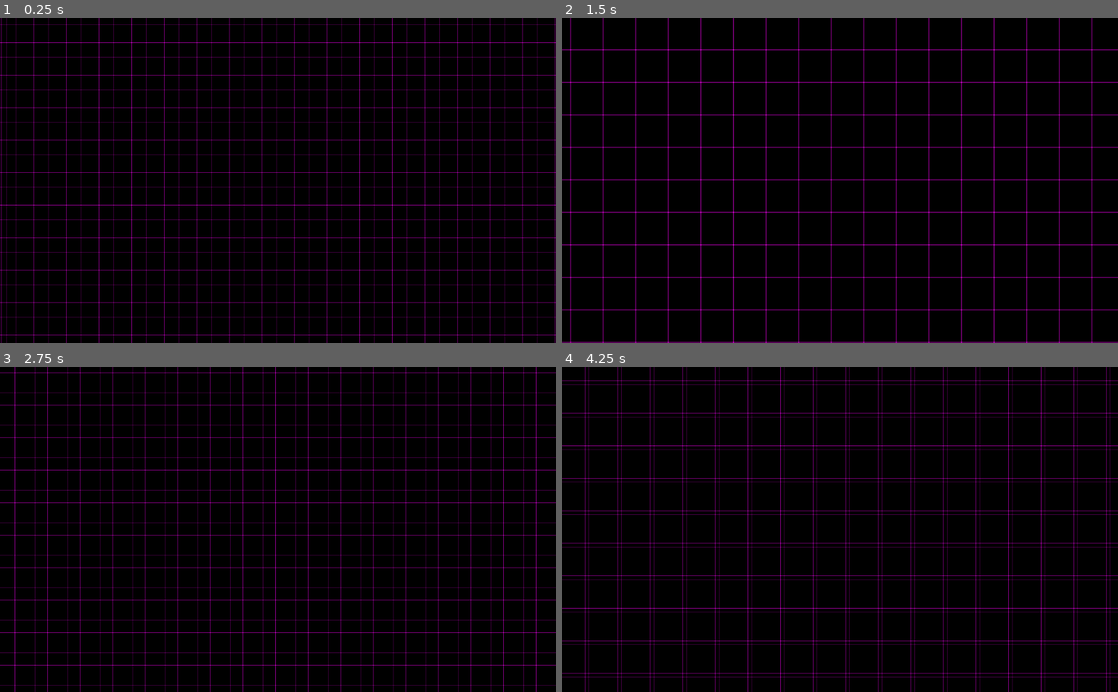
Above: before the commit, frames 1-4 (two rows, left to right).
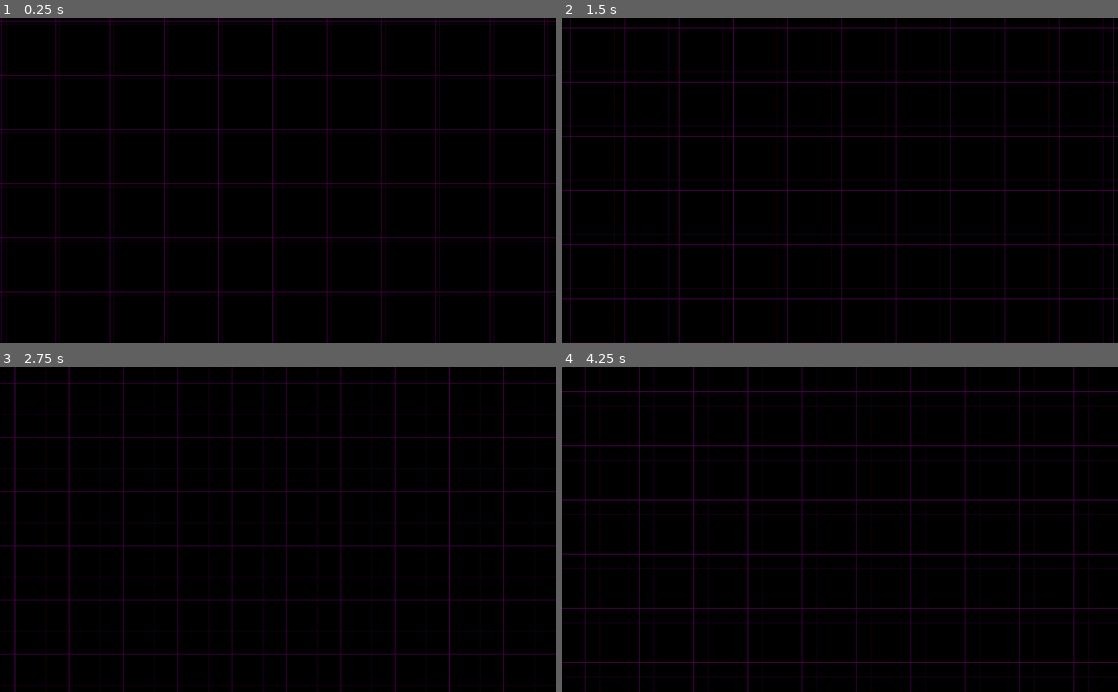
Above: after the commit, the same moments.

Repository: Rabid-Shark-Games/Dungeons-and-Delta
Game: Godot game, scene res://Scenes/Combat.tscn
Same seed, same stepped clock (60 frames per second), same inputs: the game is played once before the commit and once after it. The project has no main scene, so this scene is started directly.
Inputs:
- Up to frame 1 (0.25 s): no input
- Up to frame 2 (1.5 s): no input
- Up to frame 3 (2.75 s): no input
- Up to frame 4 (4.25 s): no input

The runs differ from the first frame. In frame 1, 11% of the frame differs, in the area x 0-100%, y 0-100%; in frame 2, 11%; in frame 3, 11%; in frame 4, 12%.

Commit message:
shaders are fun i think

Diff:
--- a/dungeons_and_delta_client/Scenes/Combat.tscn
+++ b/dungeons_and_delta_client/Scenes/Combat.tscn
@@ -4,36 +4,41 @@
 code = "shader_type canvas_item;
 
 uniform vec2 square_size = vec2(60, 60);
+uniform vec4 color_one = vec4(0.5, 0, 0.5, 1);
+uniform vec4 color_two = vec4(0.5, 0, 0.5, 1);
+uniform vec4 background = vec4(0, 0, 0, 1);
 
 void fragment(){
-	//Time is a float which is in seconds
+
+	COLOR = background;
+
+	// Bottom squares
+
+	if ((int(FRAGCOORD.x - 15.0) % int(square_size.x)) - (int(TIME * -10.0) % int(square_size.x)) == 0) {
+		COLOR = vec4(color_two.x, color_two.y, color_one.z, 0.25);
+	}
+
+	if ((int(FRAGCOORD.y + 15.0) % int(square_size.y)) - (int(TIME * 10.0) % int(square_size.y)) == 0) {
+		COLOR = vec4(color_two.x, color_two.y, color_one.z, 0.25);
+	}
 
 	// Top squares
 
 	if ((int(FRAGCOORD.x) % int(square_size.x)) - (int(TIME * 10.0) % int(square_size.x)) == 0) {
-		COLOR.a = 1.0;
-	} else {
-		COLOR.a = 0.0;
+		COLOR = vec4(color_one.x, color_one.y, color_one.z, 0.75);
 	}
 
 	if ((int(FRAGCOORD.y) % int(square_size.y)) - (int(TIME * -10.0) % int(square_size.y)) == 0) {
-		COLOR.a += 1.0;
-	}
-
-	// Bottom squares
-
-	if ((int(FRAGCOORD.x - 15.0) % int(square_size.x)) - (int(TIME * -10.0) % int(square_size.x)) == 0) {
-		COLOR.a += 0.5;
-	}
-
-	if ((int(FRAGCOORD.y + 15.0) % int(square_size.y)) - (int(TIME * 10.0) % int(square_size.y)) == 0) {
-		COLOR.a += 0.5;
+		COLOR = vec4(color_one.x, color_one.y, color_one.z, 0.75);
 	}
 }"
 
 [sub_resource type="ShaderMaterial" id=2]
 shader = SubResource( 1 )
-shader_param/square_size = Vector2( 60, 60 )
+shader_param/square_size = Vector2( 100, 100 )
+shader_param/color_one = Plane( 0.5, 0, 0.5, 1 )
+shader_param/color_two = Plane( 0.5, 0, 0.5, 1 )
+shader_param/background = Plane( 0, 0, 0, 1 )
 
 [node name="Combat" type="ColorRect"]
 anchor_right = 1.0
@@ -50,7 +55,7 @@
 material = SubResource( 2 )
 anchor_right = 1.0
 anchor_bottom = 1.0
-color = Color( 0.54902, 0.00392157, 0.541176, 1 )
+color = Color( 0, 0, 0, 1 )
 __meta__ = {
 "_edit_use_anchors_": false
 }
